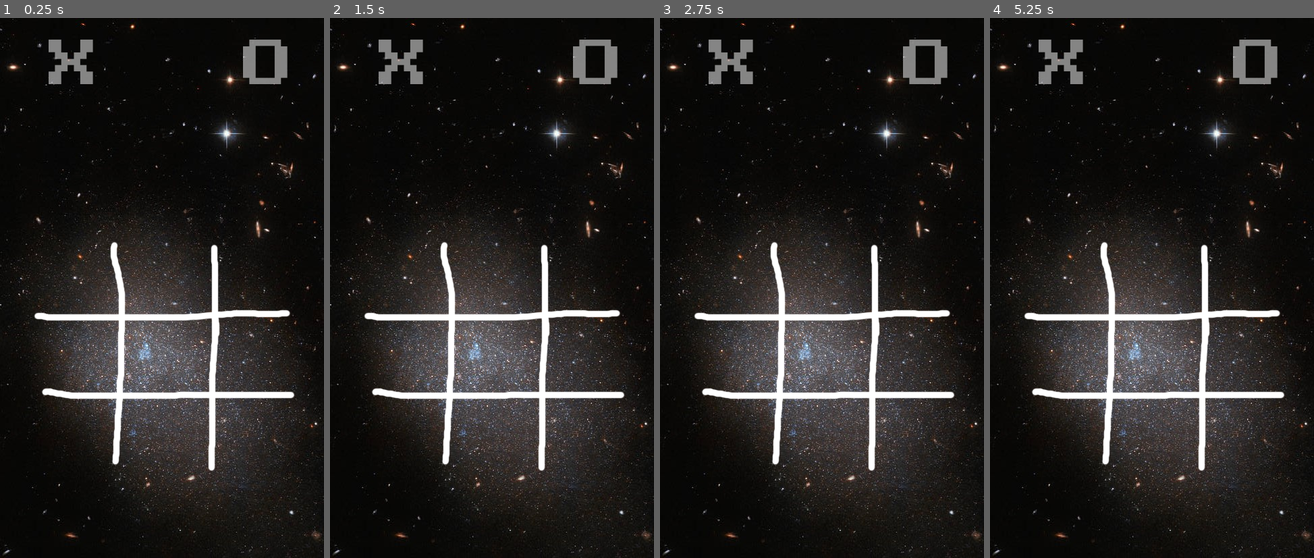
Above: before the commit, frames 1-4 (left to right).
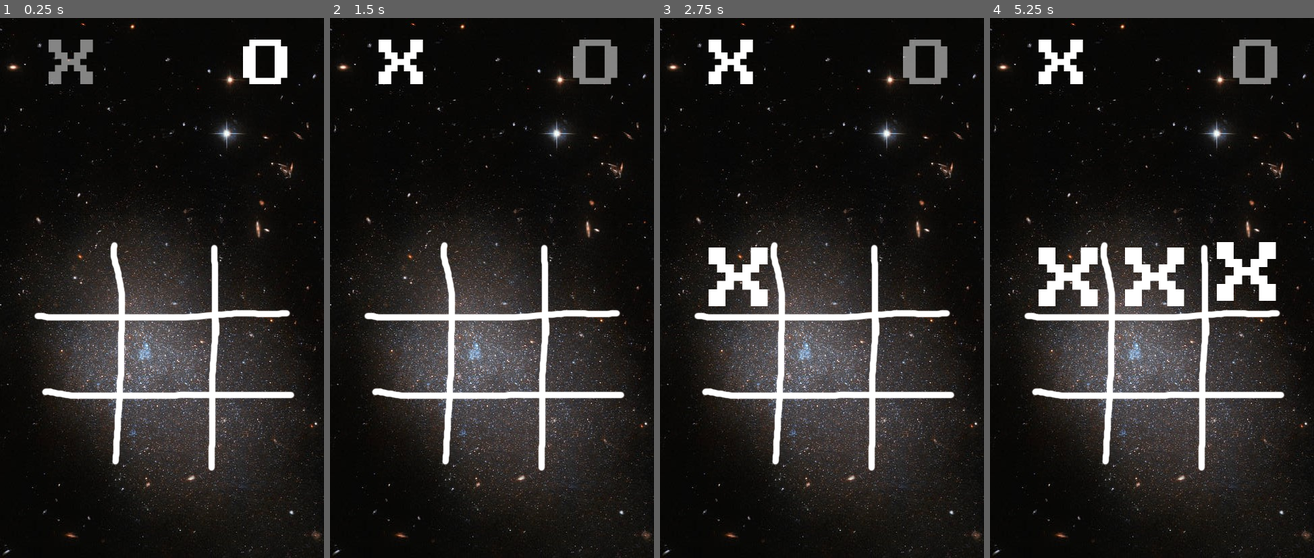
Above: after the commit, the same moments.

Repository: xsat/godot-tik-tak-toe
Game: Godot game, scene res://Scenes/main.tscn
Two runs of this game, one before a commit and one after it. Both use one fixed random seed, a clock stepped at 60 frames per second and the inputs below.
Inputs:
- Up to frame 1 (0.25 s): no input
- Up to frame 2 (1.5 s): click "~" at 0.5 s; click "~" (after the commit: "X") at 1.25 s
- Up to frame 3 (2.75 s): click "~" at 2 s
- Up to frame 4 (5.25 s): click "~" (after the commit: "X") at 2.75 s; click "~" at 3.5 s; click "~" (after the commit: "X") at 4.25 s; click "~" at 5 s

The runs differ from the first frame. In frame 1, 0.7% of the frame differs, in the area x 75-89%, y 4-13%; in frame 2, 0.6%; in frame 3, 1.8%; in frame 4, 4.0%, in the area x 15-89%, y 4-54%.

Commit message:
Updated main scene and grid scene

Diff:
--- a/Scenes/grid.gd
+++ b/Scenes/grid.gd
@@ -11,21 +11,3 @@
 @onready var mark_3_1 = $grid_body/Mark_3_1 as Mark
 @onready var mark_3_2 = $grid_body/Mark_3_2 as Mark
 @onready var mark_3_3 = $grid_body/Mark_3_3 as Mark
-
-func _ready():
-	print("Grid:_ready")
-
-	mark_1_1.mark_pressed.connect(_on_mark_pressed)
-	mark_1_2.mark_pressed.connect(_on_mark_pressed)
-	mark_1_3.mark_pressed.connect(_on_mark_pressed)
-	mark_2_1.mark_pressed.connect(_on_mark_pressed)
-	mark_2_2.mark_pressed.connect(_on_mark_pressed)
-	mark_2_3.mark_pressed.connect(_on_mark_pressed)
-	mark_3_1.mark_pressed.connect(_on_mark_pressed)
-	mark_3_2.mark_pressed.connect(_on_mark_pressed)
-	mark_3_3.mark_pressed.connect(_on_mark_pressed)
-
-func _on_mark_pressed(mark: Mark):
-	print(mark.x)
-	print(mark.y)
-	print("Grid:_on_mark_pressed")
--- a/Scenes/local_player.gd
+++ b/Scenes/local_player.gd
@@ -4,17 +4,17 @@
 
 @onready var animation_player = $AnimationPlayer
 
-const ACTIVE_WHITE_COLOR = Color(255, 255, 255, 1.0)
-const DEACTIVE_WHITE_COLOR = Color(255, 255, 255, 0.5)
+const _ACTIVE_WHITE_COLOR: Color = Color(255, 255, 255, 1.0)
+const _DEACTIVE_WHITE_COLOR: Color = Color(255, 255, 255, 0.5)
 
-func active():
+func active() -> void:
 	animation_player.play("active")
 
 	remove_theme_color_override("font_color")
-	add_theme_color_override("font_color", ACTIVE_WHITE_COLOR)
+	add_theme_color_override("font_color", _ACTIVE_WHITE_COLOR)
 
-func deactive():
+func deactive() -> void:
 	animation_player.play("deactive")
 
 	remove_theme_color_override("font_color")
-	add_theme_color_override("font_color", DEACTIVE_WHITE_COLOR)
+	add_theme_color_override("font_color", _DEACTIVE_WHITE_COLOR)
--- a/Scenes/local_player.tscn
+++ b/Scenes/local_player.tscn
@@ -44,7 +44,7 @@
 [node name="LocalPlayer" type="Label"]
 offset_right = 40.0
 offset_bottom = 23.0
-theme_override_colors/font_color = Color(1, 1, 1, 1)
+theme_override_colors/font_color = Color(1, 1, 1, 0.509804)
 theme_override_fonts/font = ExtResource("2_ue8y0")
 theme_override_font_sizes/font_size = 75
 text = "~"
--- a/Scenes/main.gd
+++ b/Scenes/main.gd
@@ -6,6 +6,29 @@
 @onready var local_player_x = $LocalPlayer_X as LocalPlayer
 @onready var local_player_o = $LocalPlayer_O as LocalPlayer
 
-func _ready():
+var player_value: String
+
+func _ready() -> void:
 	local_player_x.deactive()
+	local_player_o.active()
+	player_value = local_player_o.text
+
+	grid.mark_1_1.mark_pressed.connect(_on_mark_pressed)
+	grid.mark_1_2.mark_pressed.connect(_on_mark_pressed)
+	grid.mark_1_3.mark_pressed.connect(_on_mark_pressed)
+	grid.mark_2_1.mark_pressed.connect(_on_mark_pressed)
+	grid.mark_2_2.mark_pressed.connect(_on_mark_pressed)
+	grid.mark_2_3.mark_pressed.connect(_on_mark_pressed)
+	grid.mark_3_1.mark_pressed.connect(_on_mark_pressed)
+	grid.mark_3_2.mark_pressed.connect(_on_mark_pressed)
+	grid.mark_3_3.mark_pressed.connect(_on_mark_pressed)
+
+func _on_mark_pressed(mark: Mark) -> void:
+	local_player_x.active()
 	local_player_o.deactive()
+	player_value = local_player_x.text
+
+	print(mark.x)
+	print(mark.y)
+	print("Grid:_on_mark_pressed")
+	mark.active(player_value)
--- a/Scenes/mark.gd
+++ b/Scenes/mark.gd
@@ -4,9 +4,39 @@
 
 signal mark_pressed(mark: Mark)
 
-@export var x = 0
-@export var y = 0
+@onready var animation_player = $AnimationPlayer
 
-func _on_pressed():
-	print("Mark:_on_pressed")
-	mark_pressed.emit(self)
+@export var x: int = 0
+@export var y: int = 0
+
+const _ACTIVE_WHITE_COLOR: Color = Color(255, 255, 255, 1.0)
+const _DEACTIVE_WHITE_COLOR: Color = Color(255, 255, 255, 0)
+
+const _DEFAULT_TEXT: String = "~"
+
+var is_used = false
+
+func _on_pressed() -> void:
+	if !is_used:
+		is_used = true
+		print("Mark:_on_pressed")
+		mark_pressed.emit(self)
+
+func active(player_value: String) -> void:
+	print("Mark:active:1")
+	text = player_value
+	print("Mark:active:2")
+	animation_player.play("active")
+	print("Mark:active:3")
+	remove_theme_color_override("font_color")
+	print("Mark:active:4")
+	add_theme_color_override("font_color", _ACTIVE_WHITE_COLOR)
+	print("Mark:active:5")
+
+func deactive() -> void:
+	is_used = false
+	text = _DEFAULT_TEXT
+
+	animation_player.play("deactive")
+	remove_theme_color_override("font_color")
+	add_theme_color_override("font_color", _DEACTIVE_WHITE_COLOR)
--- a/Scenes/mark.tscn
+++ b/Scenes/mark.tscn
@@ -14,6 +14,44 @@
 [sub_resource type="StyleBoxEmpty" id="StyleBoxEmpty_1e7x6"]
 
 [sub_resource type="StyleBoxEmpty" id="StyleBoxEmpty_bcr7t"]
+
+[sub_resource type="Animation" id="Animation_ij5ri"]
+resource_name = "active"
+length = 0.25
+tracks/0/type = "value"
+tracks/0/imported = false
+tracks/0/enabled = true
+tracks/0/path = NodePath(".:theme_override_colors/font_color")
+tracks/0/interp = 1
+tracks/0/loop_wrap = true
+tracks/0/keys = {
+"times": PackedFloat32Array(0, 0.1),
+"transitions": PackedFloat32Array(1, 1),
+"update": 0,
+"values": [Color(1, 1, 1, 0), Color(1, 1, 1, 1)]
+}
+
+[sub_resource type="Animation" id="Animation_bswta"]
+resource_name = "deactive"
+length = 0.25
+tracks/0/type = "value"
+tracks/0/imported = false
+tracks/0/enabled = true
+tracks/0/path = NodePath(".:theme_override_colors/font_color")
+tracks/0/interp = 1
+tracks/0/loop_wrap = true
+tracks/0/keys = {
+"times": PackedFloat32Array(0, 0.1),
+"transitions": PackedFloat32Array(1, 1),
+"update": 0,
+"values": [Color(1, 1, 1, 1), Color(1, 1, 1, 0)]
+}
+
+[sub_resource type="AnimationLibrary" id="AnimationLibrary_gvsqg"]
+_data = {
+"active": SubResource("Animation_ij5ri"),
+"deactive": SubResource("Animation_bswta")
+}
 
 [node name="Mark" type="Button"]
 offset_right = 8.0
@@ -34,4 +72,9 @@
 text = "~"
 script = ExtResource("2_1ww52")
 
+[node name="AnimationPlayer" type="AnimationPlayer" parent="."]
+libraries = {
+"": SubResource("AnimationLibrary_gvsqg")
+}
+
 [connection signal="pressed" from="." to="." method="_on_pressed"]
Not shown: 1 places in Scenes/mark.tscn that only renumber resources
